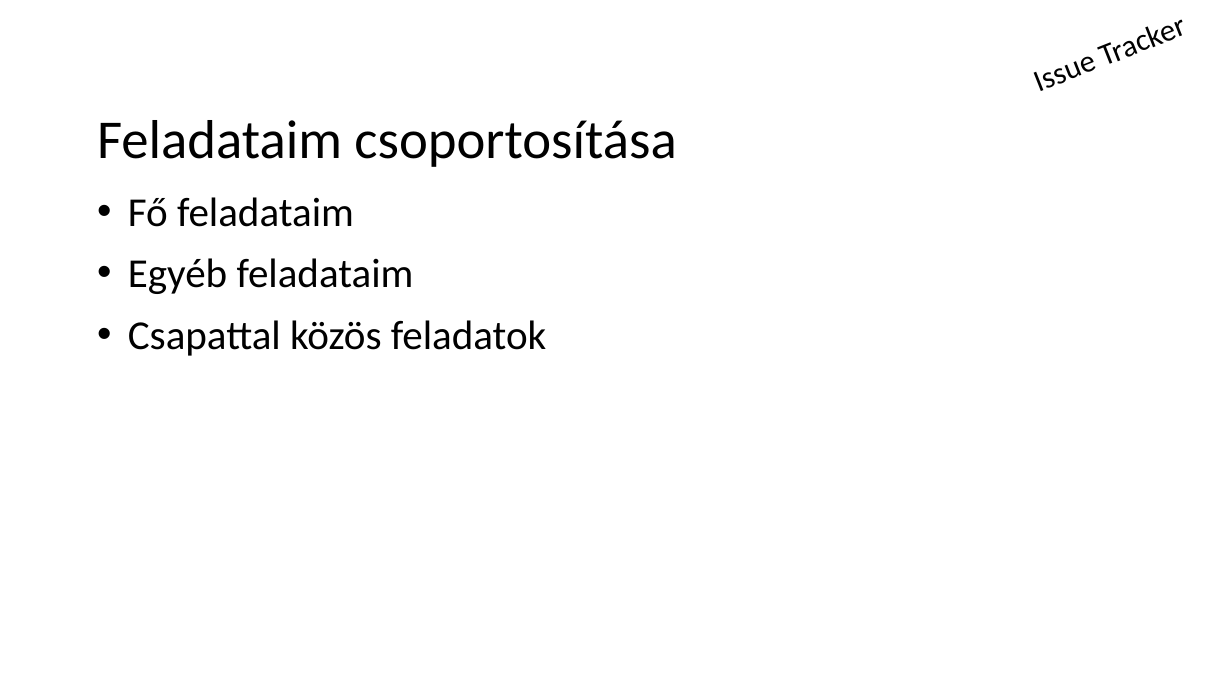
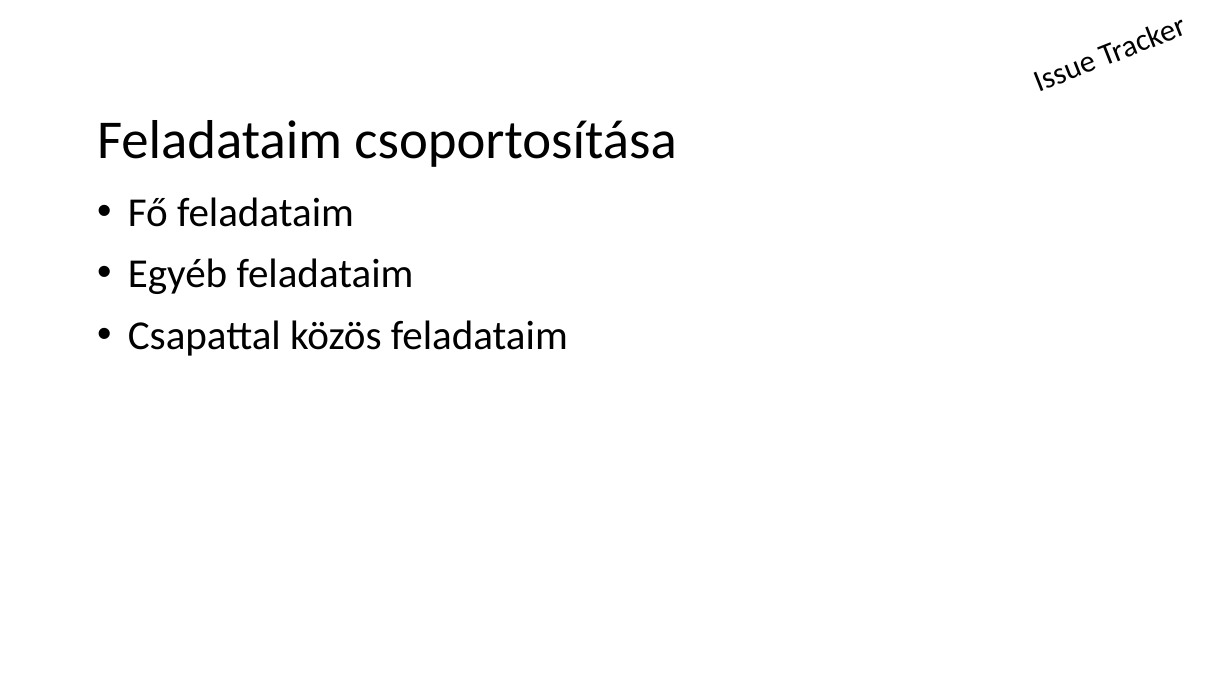
Before and after one commit to schonherz-java-ee-2016-q4/sandbox, a slide deck: slide 3 of SzaboAttila/Szabó Attila - prezi.pptx. Drawn at 1232x693 pixels with LibreOffice and Linux fonts; fonts in the diff are those of the drawing; background and template pictures are left out. Boxes give left, top, right and bottom in pixels: in the first picture for what was removed or moved away, otherwise in the second. Text is boxed around its words. In the diff, an @@ line names an element or a change of style, - is before the commit and + after.

```diff
--- a/SzaboAttila/Szabó Attila - prezi.pptx
+++ b/SzaboAttila/Szabó Attila - prezi.pptx
@@ text at (128,320,568,356): text changed @@
-• Csapattal közös feladatok
+• Csapattal közös feladataim
```
Also in this commit, not shown: 2 other slides changed, 1 other file.
